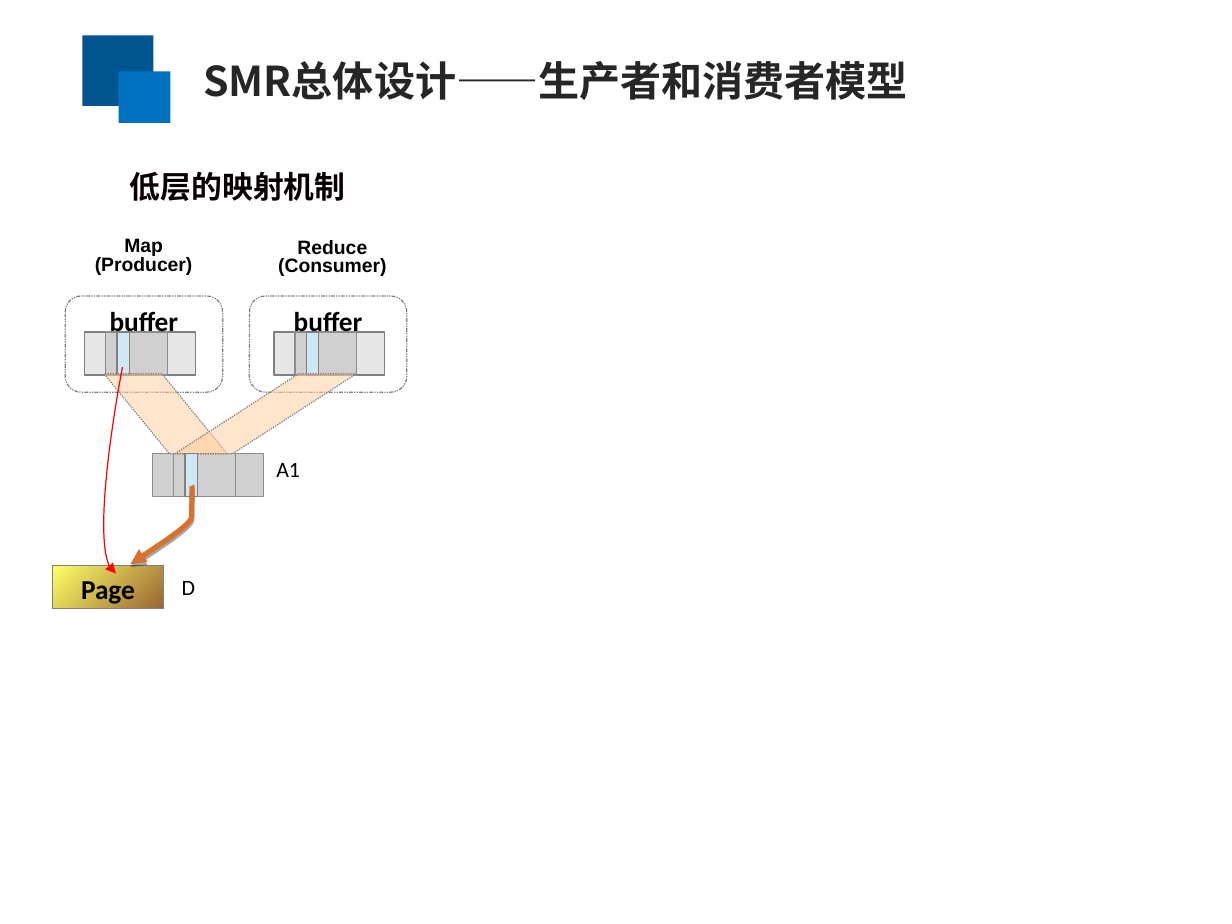
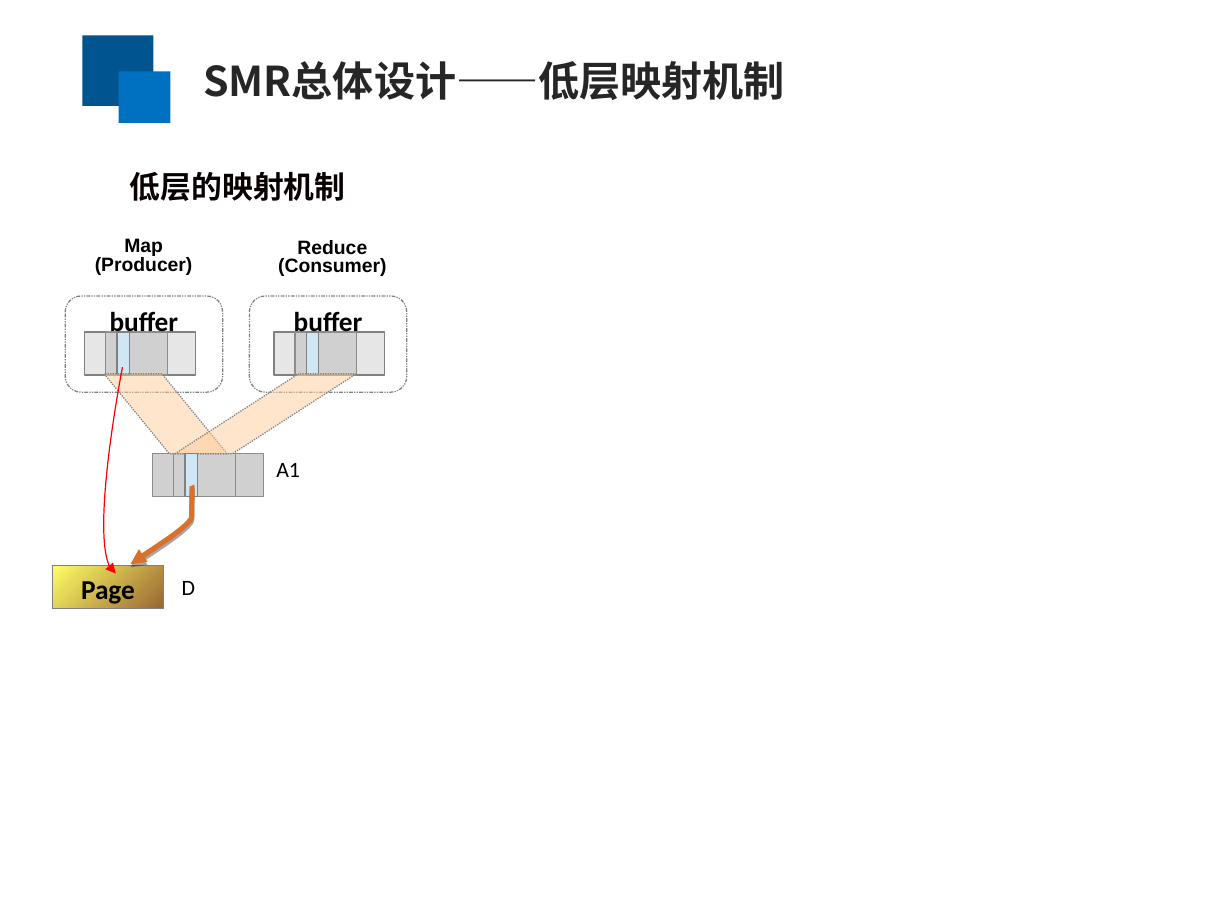
Before and after one commit to yufenyu/work, a slide deck: slide 11 of dmr_paper/paper/chinaSys-2016.ppt. Drawn at 1232x924 pixels with LibreOffice and Linux fonts; fonts in the diff are those of the drawing; grey boxes stand for pictures. Boxes give left, top, right and bottom in pixels: in the first picture for what was removed or moved away, otherwise in the second. Text is boxed around its words. In the diff, an @@ line names an element or a change of style, - is before the commit and + after.

```diff
--- a/dmr_paper/paper/chinaSys-2016.ppt
+++ b/dmr_paper/paper/chinaSys-2016.ppt
@@ text at (203, 61, 784, 100): text changed @@
-SMR总体设计——生产者和消费者模型
+SMR总体设计——低层映射机制
```
Also in this commit, not shown: 11 other slides changed, 1 slide removed.
